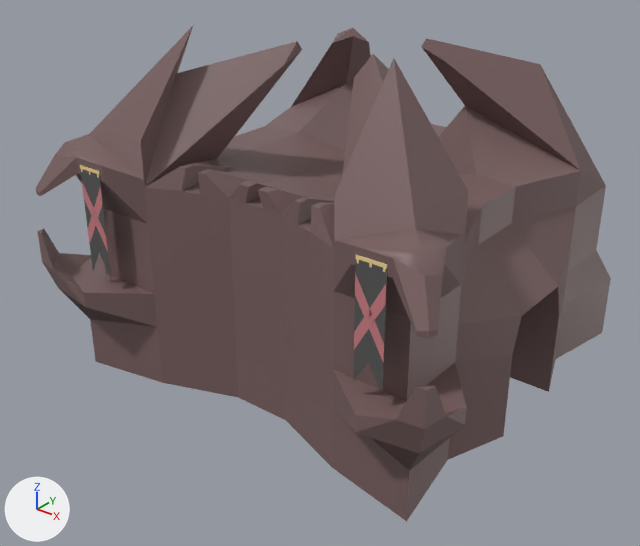
The FBX model Assets/models/castle_red_04.fbx, before and after one commit.
One viewpoint serves both versions: a 50 mm camera at (0.054, -0.0745, 0.051) aimed at (-0.0004, -0.0065, 0.0089). Arrows for +X, +Y and +Z are at lower left; the lights stay in place. Where no turn or scale is listed for an object, it has been applied to the vertices.
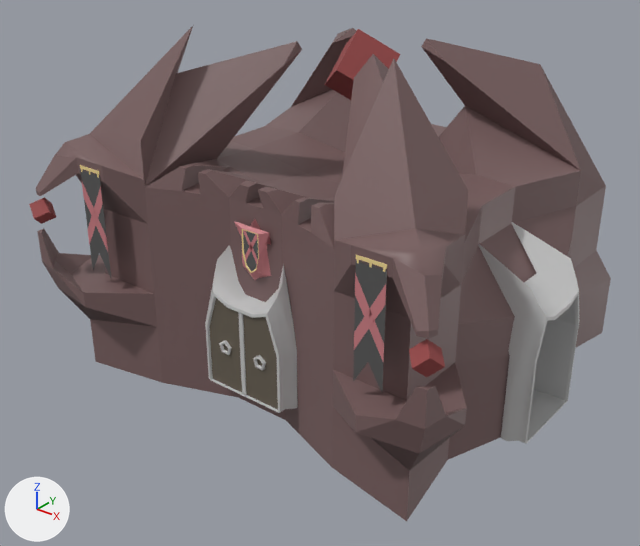
Boxes [x1, y1, x2, y2] around the edits, measured in the pictures (640 x 546 px):
'pCube103', added
    after: [478, 222, 580, 444]
'pCube4', added
    after: [205, 246, 298, 413]
'pCube5', added (brown)
    after: [324, 29, 400, 100]
'pCube108', added (brown)
    after: [234, 219, 271, 280]
'pCube102', added (brown)
    after: [409, 339, 445, 377]
'pCube116', added (brown)
    after: [29, 197, 56, 224]
'pCube118', added
    after: [238, 312, 247, 395]
'pasted__pTorus7', added
    after: [253, 355, 266, 370]
'pTorus10', added
    after: [219, 340, 232, 355]

The change, as a list of edits to the scene's bpy script:
```text
Add me_mesh_010:
    me_mesh_010.from_pydata([(-0.00149, 0.00024, -0.00032), (-0.00024, -0.00024, -0.00151), (-0.00087, -0.00098, 0.00082), (0.00038, -0.00145, -0.00036), (0.00024, 0.00024, 0.00151), (0.00149, -0.00024, 0.00032), (-0.00038, 0.00145, 0.00036), (0.00087, 0.00098, -0.00082)], [], [(0, 1, 3, 2), (2, 3, 5, 4), (4, 5, 7, 6), (6, 7, 1, 0), (1, 7, 5, 3), (6, 0, 2, 4)])
    me_mesh_010.materials.append(mat_darklifeforce)  # brown #984646
Add me_mesh_003:
    me_mesh_003.from_pydata([(-0.00038, -0.00145, -0.00036), (0.00087, -0.00098, 0.00082), (-0.00149, -0.00024, 0.00032), (-0.00024, 0.00024, 0.00151), (-0.00087, 0.00098, -0.00082), (0.00038, 0.00145, 0.00036), (0.00024, -0.00024, -0.00151), (0.00149, 0.00024, -0.00032)], [], [(0, 1, 3, 2), (2, 3, 5, 4), (4, 5, 7, 6), (6, 7, 1, 0), (1, 7, 5, 3), (6, 0, 2, 4)])
    me_mesh_003.materials.append(mat_darklifeforce)  # brown #984646
Add me_mesh_002_1:
    me_mesh_002_1.from_pydata([(0.0, 0.00073, -0.00427), (0.00354, -0.00177, -0.00177), (-0.00354, -0.00177, -0.00177), (0.0, -0.00427, 0.00073), (-0.00354, 0.00177, 0.00177), (0.0, -0.00073, 0.00427), (0.0, 0.00427, -0.00073), (0.00354, 0.00177, 0.00177)], [], [(0, 1, 3, 2), (2, 3, 5, 4), (4, 5, 7, 6), (6, 7, 1, 0), (1, 7, 5, 3), (6, 0, 2, 4)])
    me_mesh_002_1.materials.append(mat_darklifeforce)  # brown #984646
Add ob_pcube103:
    ob_pcube103 = bpy.data.objects.new('pCube103', me_mesh_004)  # 84 vertices, 72 faces; spans x -0.0282..-0.0032, y -0.0058..0.0058, z -0.0081..0.0113; in mat_castledarksilver2 (light grey #c7c7c7)
    ob_pcube103.location = (0.028, 0.0, 0.005)
Add ob_pcube118:
    ob_pcube118 = bpy.data.objects.new('pCube118', me_mesh_011)  # a box spanning x -0.00025..0.00025, y -0.0005..0.0005, z -0.00488..0.00488; in mat_castledarksilver2 (light grey #c7c7c7)
    ob_pcube118.location = (0.0, -0.0189, 0.0049)
Add ob_pcube4:
    ob_pcube4 = bpy.data.objects.new('pCube4', me_mesh_001_1)  # 80 vertices, 78 faces; spans x -0.0058..0.0058, y 0.0032..0.0065, z -0.0051..0.0102; in mat_wooddoor (brown #675f52), mat_castledarksilver2 (light grey #c7c7c7)
    ob_pcube4.location = (0.0, -0.0228, 0.005)
Add ob_pcube116:
    ob_pcube116 = bpy.data.objects.new('pCube116', me_mesh_010)
    ob_pcube116.location = (-0.0241, -0.0241, 0.0157)
Add ob_pcube102:
    ob_pcube102 = bpy.data.objects.new('pCube102', me_mesh_003)
    ob_pcube102.location = (0.0241, -0.0241, 0.0157)
Add ob_pcube108:
    ob_pcube108 = bpy.data.objects.new('pCube108', me_mesh_005)  # 58 vertices, 52 faces; spans x -0.0023..0.0023, y -0.00045..0.00045, z -0.00332..0.00332; in mat_darkflagblack (dark grey #585858), mat_castlered1 (pink #cd8085), mat_shieldgold (yellow #f4db99), mat_darkcastleblack (brown #7a6161)
    ob_pcube108.location = (0.0, -0.0172, 0.0156)
Add ob_pcube5:
    ob_pcube5 = bpy.data.objects.new('pCube5', me_mesh_002_1)
    ob_pcube5.location = (0.0, 0.0, 0.0299)
Add ob_pasted__ptorus7:
    ob_pasted__ptorus7 = bpy.data.objects.new('pasted__pTorus7', me_mesh_1)  # 25 vertices, 25 faces; spans x -0.00079..0.00079, y -0.00021..0.00021, z -0.00067..0.00083; in mat_castledarksilver2 (light grey #c7c7c7)
    ob_pasted__ptorus7.location = (0.0023, -0.0194, 0.0047)
Add ob_ptorus10:
    ob_ptorus10 = bpy.data.objects.new('pTorus10', me_mesh_1.copy())
    ob_ptorus10.location = (-0.0023, -0.0194, 0.0047)
```
